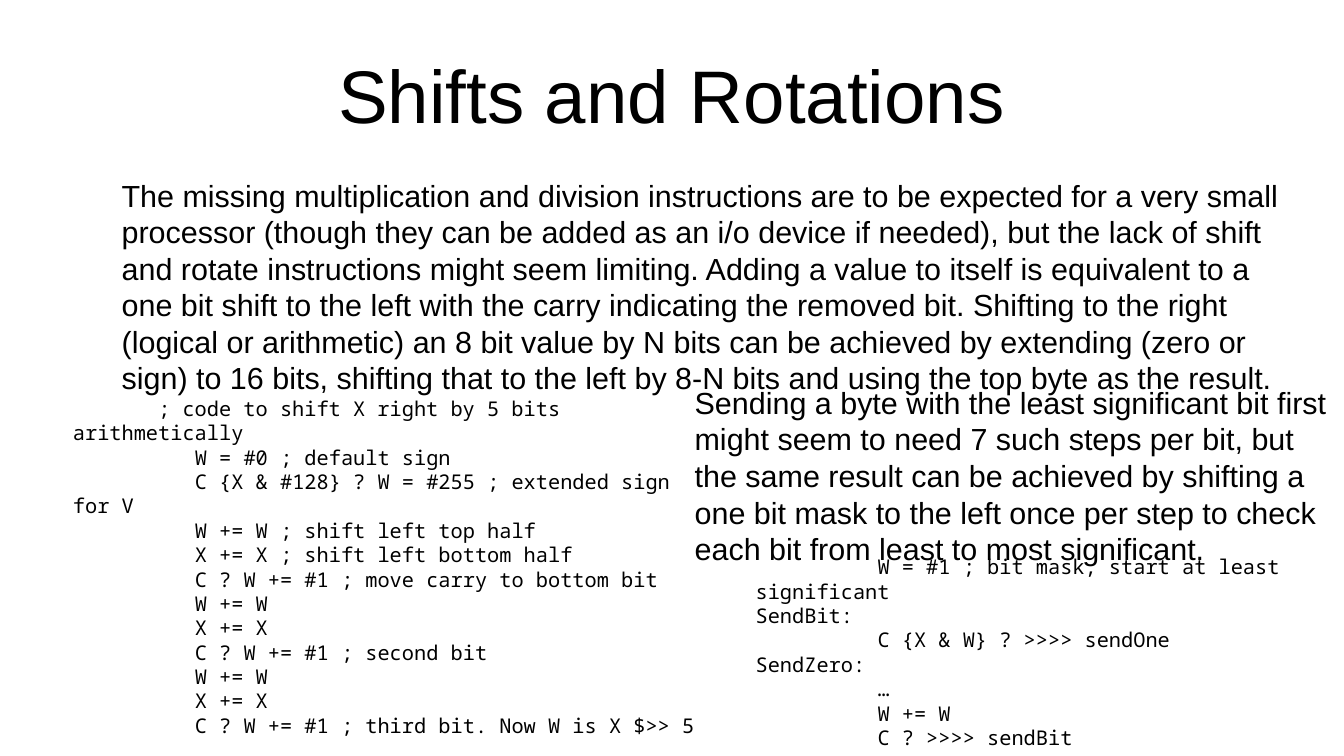
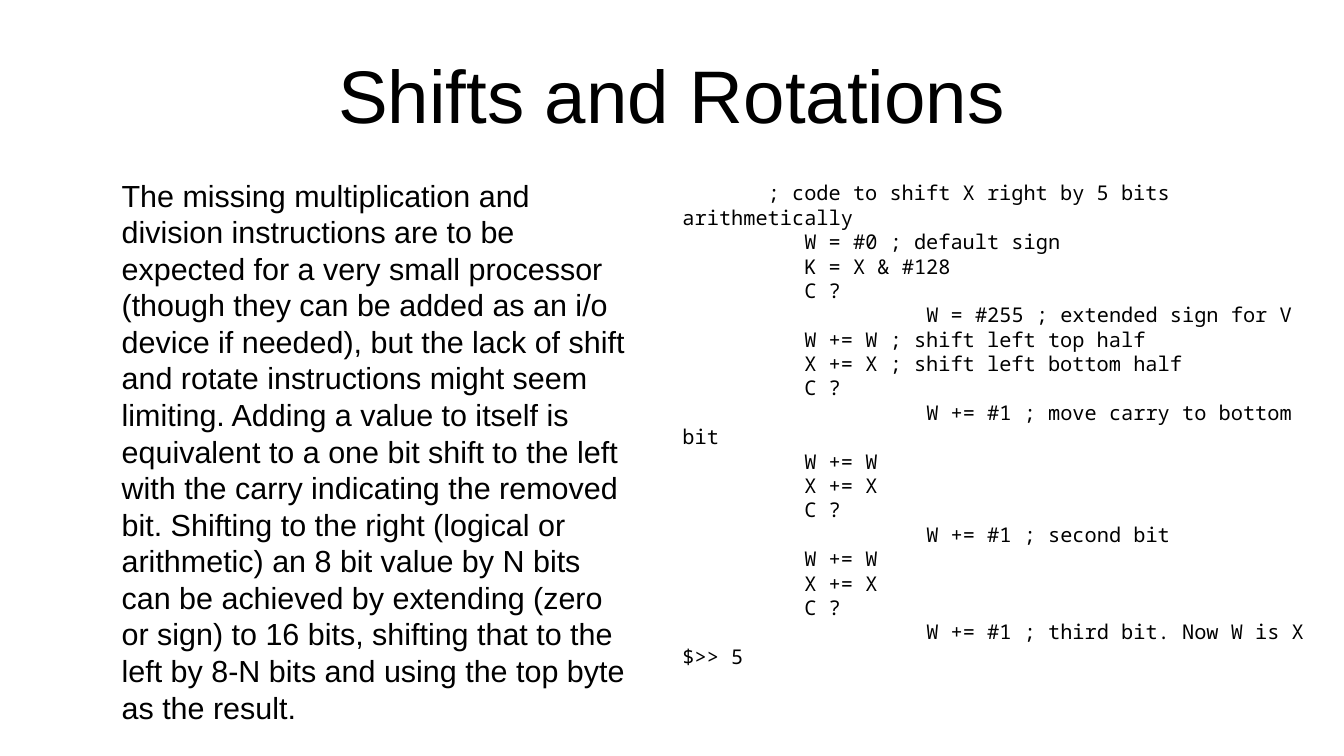
Before and after one commit to jeceljr/baby8, a slide deck: slide 12 of doc/baby8.odp. Drawn at 1344x756 pixels with LibreOffice and Linux fonts; fonts in the diff are those of the drawing. Boxes give left, top, right and bottom in pixels: in the first picture for what was removed or moved away, otherwise in the second. Text is boxed around its words. In the diff, an @@ line names an element or a change of style, - is before the commit and + after.

Commit message:
changed syntax for cascades and tests so there can be only one instruction per line. removed sieve_alt_syntax and changed the original

```diff
--- a/doc/baby8.odp
+++ b/doc/baby8.odp
@@ text "The missing multiplication and division ..." rewrapped from bbox=[122, 185, 1278, 395] to bbox=[122, 185, 625, 720] @@
@@ text "; code to shift X ...": place and size @@
-text "; code to shift X ..." at bbox=[73, 400, 694, 734]
+text "; code to shift X ..." at bbox=[682, 184, 1304, 640]
@@ text at bbox=[804, 259, 1292, 327]: text changed @@
-C {X & #128} ? W = #255 ; extended sign for V
+K = X & #128
+C ?
+W = #255 ; extended sign for V
@@ text at bbox=[682, 380, 1292, 445]: text changed @@
-C ? W += #1 ; move carry to bottom bit
+C ?
+W += #1 ; move carry to bottom bit
@@ text removed at bbox=[695, 390, 1326, 566] @@
-Sending a byte with the least significant bit first might seem to need 7 such steps per bit, but the same result can be achieved by shifting a one bit mask to the left once per step to check each bit from least to most significant.
@@ text at bbox=[804, 502, 1170, 543]: text changed @@
-C ? W += #1 ; second bit
+C ?
+W += #1 ; second bit
@@ text removed at bbox=[756, 555, 1280, 746] @@
-W = #1 ; bit mask, start at least significant
-SendBit:
-C {X & W} ? >>>> sendOne
-SendZero:
-…
-W += W
-C ? >>>> sendBit
@@ text at bbox=[804, 600, 1304, 640]: text changed @@
-C ? W += #1 ; third bit. Now W is X $>> 5
+C ?
+W += #1 ; third bit. Now W is X $>> 5
```
Also in this commit, not shown: 3 other slides changed, 1 slide added, 3 other files.
